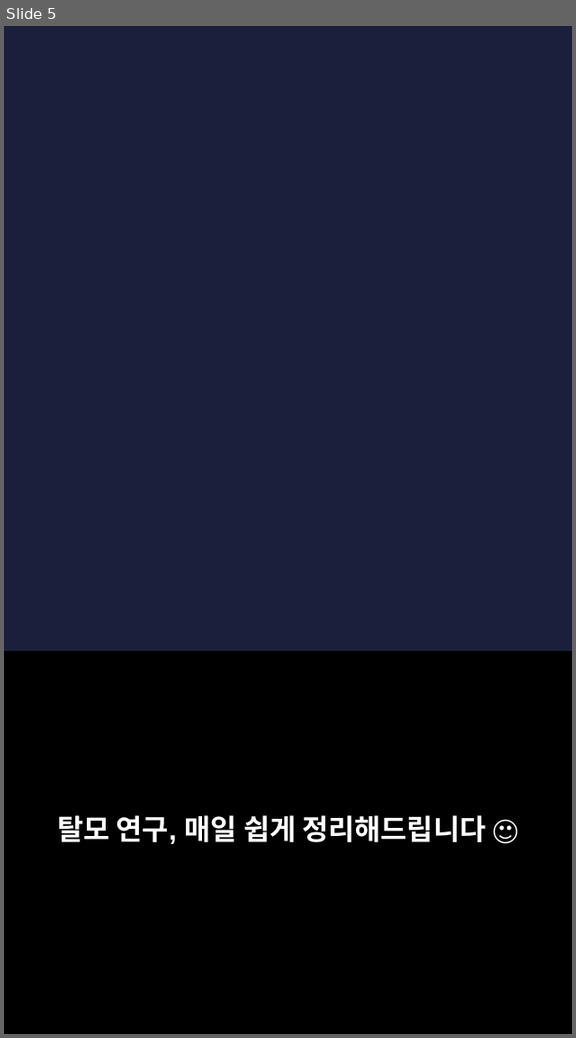
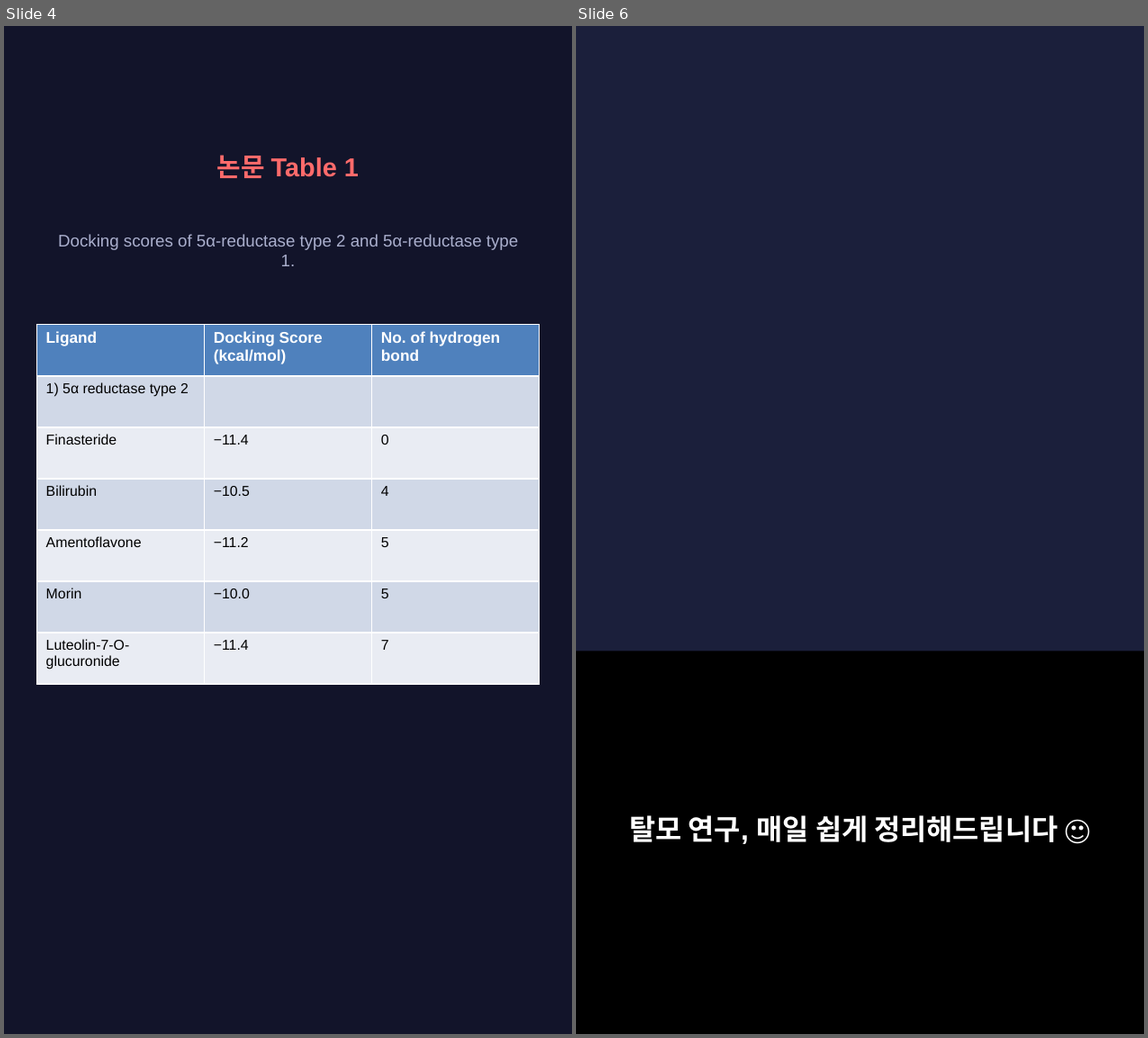
Before and after one commit to hyokang2010-BJ-ANTH/product-builder-test, a slide deck: pwa/data/latest/slides.pptx. Shown side by side, each under a label of ours: slide 5 before the commit, slides 4 and 6 after it; the slides between them are not shown. The pictures are 576x1038 and 1148x1038 pixels, drawn with LibreOffice and Linux fonts; fonts in the diff are those of the drawing; background and template pictures are left out. Boxes give left, top, right and bottom in pixels: in the first picture for what was removed or moved away, otherwise in the second. Text is boxed around its words. In the diff, an @@ line names an element or a change of style, - is before the commit and + after.

```diff
--- a/pwa/data/latest/slides.pptx
+++ b/pwa/data/latest/slides.pptx
@@ slide 4 added at [4,26,572,1034], background #12142A @@
@@ text added at [217,155,359,178], 20 pt, text #FF6B6B, bold @@
+논문 Table 1
@@ text added at [58,234,518,266], 13 pt, text #AAAFCD @@
+Docking scores of 5α-reductase type 2 and 5α-reductase type 1.
@@ table added at [36,325,539,685], 7 rows, 3 columns @@
+Ligand | Docking Score (kcal/mol) | No. of hydrogen bond
+1) 5α reductase type 2 |  | 
+Finasteride | −11.4 | 0
+Bilirubin | −10.5 | 4
+Amentoflavone | −11.2 | 5
+Morin | −10.0 | 5
+Luteolin-7-O-glucuronide | −11.4 | 7
@@ what was slide 5 is now slide 6 @@
```
Also in this commit, not shown: 2 slides changed, 6 other slides added, 5 slides removed, 28 other files.
